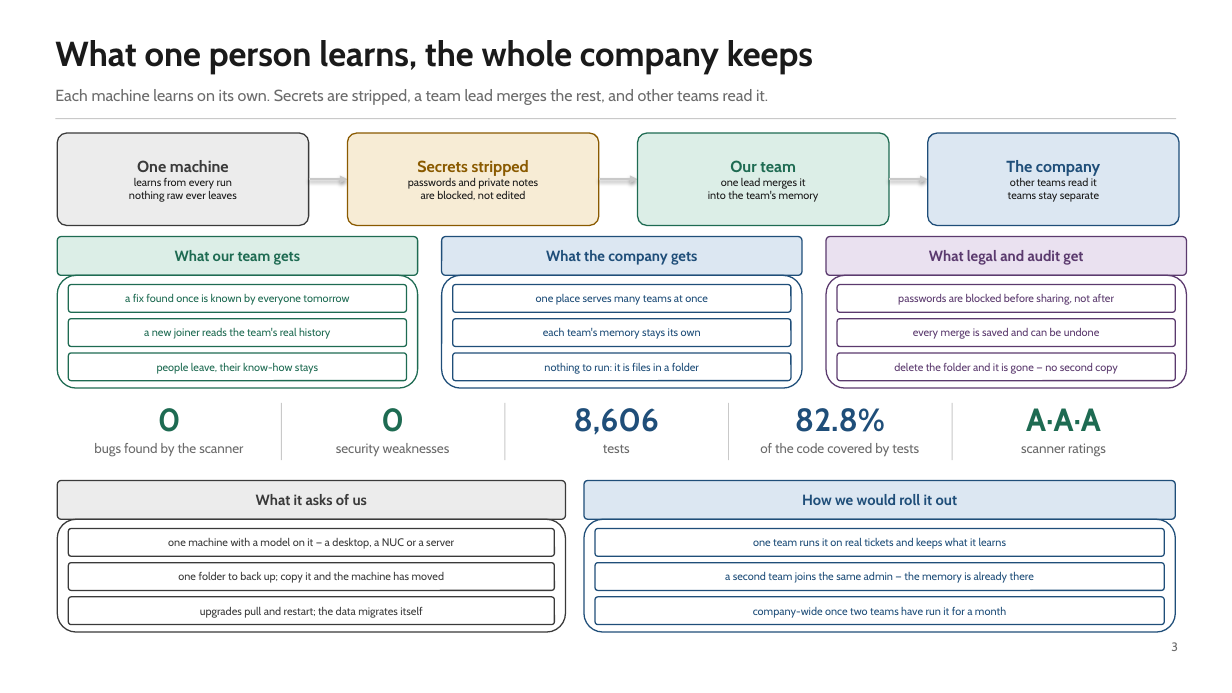
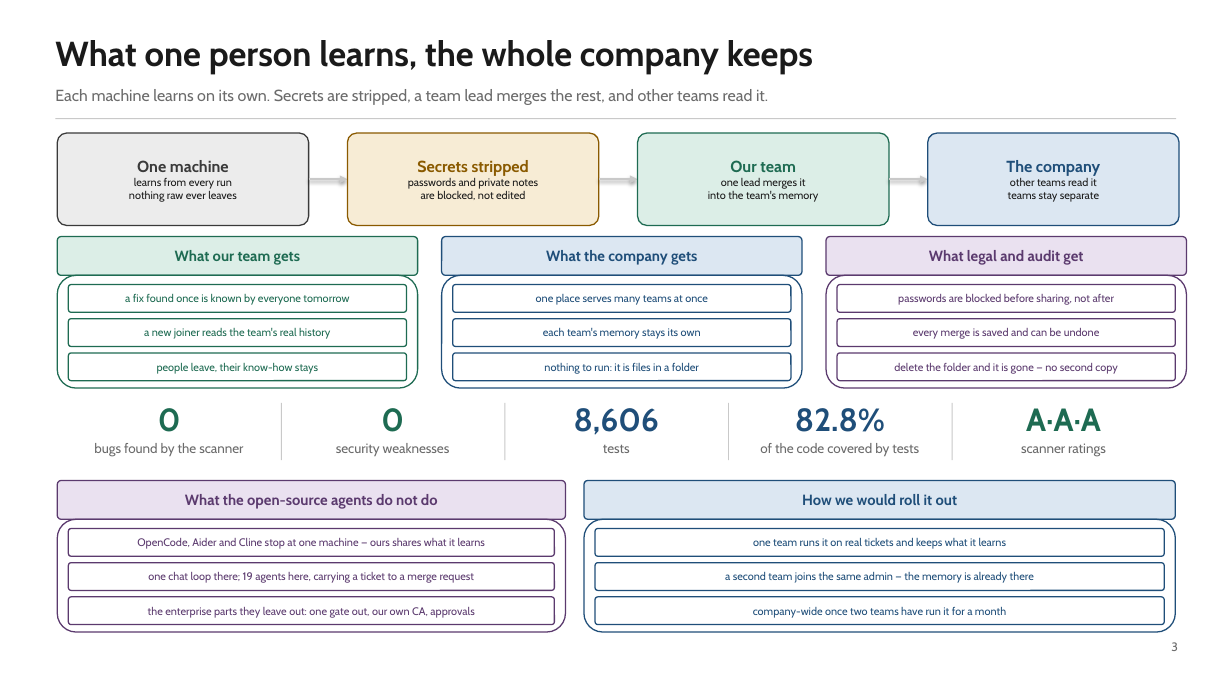
Before and after one commit to Manikanta-Reddy-Pasala/AIForgeCrew, a slide deck: slide 3 of docs/AIForgeCrew-CTO-Summary.pptx. Drawn at 1232x693 pixels with LibreOffice and Linux fonts; fonts in the diff are those of the drawing. Boxes give left, top, right and bottom in pixels: in the first picture for what was removed or moved away, otherwise in the second. Text is boxed around its words. In the diff, an @@ line names an element or a change of style, - is before the commit and + after.

```diff
--- a/docs/AIForgeCrew-CTO-Summary.pptx
+++ b/docs/AIForgeCrew-CTO-Summary.pptx
@@ rounded rectangle "What the open-source agents do ..." at (57,481,566,519): fill #ECECEC to #EAE1F0; outline #3A3A3A 1 pt to #5B3A6E 1 pt @@
@@ text in rounded rectangle at (185,494,438,509): text changed; text colour #3A3A3A to #5B3A6E @@
-What it asks of us
+What the open-source agents do not do
@@ text in rounded rectangle at (137,538,485,549): text changed; text colour #3A3A3A to #5B3A6E @@
-one machine with a model on it — a desktop, a NUC or a server
+OpenCode, Aider and Cline stop at one machine — ours shares what it learns
@@ outline #3A3A3A 1 pt to #5B3A6E 1 pt in 4 elements at (57,519,566,632), (68,529,555,556), (68,563,555,591), (68,597,555,625) @@
@@ text in rounded rectangle at (148,572,475,583): text changed; text colour #3A3A3A to #5B3A6E @@
-one folder to back up; copy it and the machine has moved
+one chat loop there; 19 agents here, carrying a ticket to a merge request
@@ text in rounded rectangle at (148,607,474,618): text changed; text colour #3A3A3A to #5B3A6E @@
-upgrades pull and restart; the data migrates itself
+the enterprise parts they leave out: one gate out, our own CA, approvals
```
Also in this commit, not shown: 1 other file.
